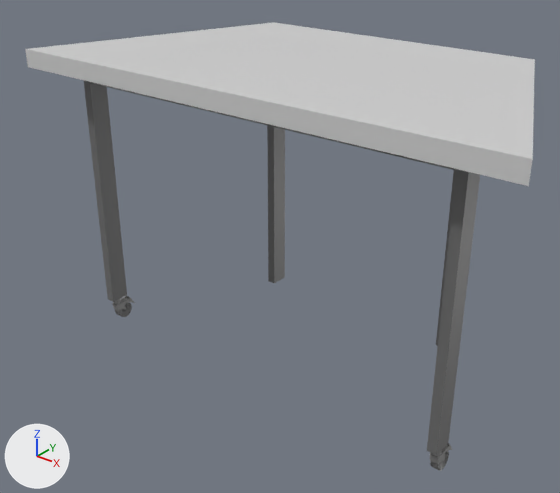
One commit to the COLLADA model robert_gazebo/meshes/trapezoid_table_visual.dae: the scene before it, then after it.
Both versions are drawn from a camera (50 mm lens) standing at (2.82, -3.79, 1.23) and looking at (-0.1, -0.15, -1.03). Every picture has the same lights, and +X, +Y and +Z are marked at lower left.
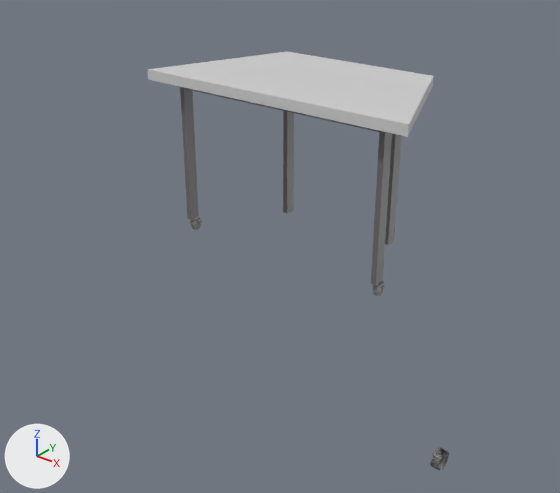
Pixel boxes (x1, y1, x2, y2) of what changed, in the pictures (560 x 493 px):
'Cube', deleted: before (25, 22, 535, 186)
'Cube_002', reshaped, moved, rescaled: before (267, 125, 456, 346); after (148, 52, 434, 296)
'Cube_001', deleted: before (84, 80, 480, 455)
'Trapezoid_Table_001', deleted: before (112, 295, 452, 464)
'Trapezoid_Table_006', deleted: before (115, 302, 449, 471)

What the commit changed:
me_cube_002 is used by ob_cube_002; location (-0.022, 0.69, -0.594).
me_cube_002 had 24 vertices, 44 faces and spanned x -0.82..0.81, y -0.07..0.07, z -1.27..0.65.
me_cube_002 now has 567 vertices, 1095 faces and spans x -1.69..1.75, y -0.82..0.96, z -1.89..0.16.
me_cube_002 part 1: 24 vertices removed from x -0.82..0.81, y -0.07..0.07, z -1.27..0.65; 567 vertices added at x -1.69..1.75, y -0.82..0.96, z -1.89..0.16.
me_cube_002 now uses material mat_material_001 (grey #8a8a8a).
me_cube_002 now uses material mat_material_002 (light grey #d3d3d3).
Object 'Cube' (ob_cube) is deleted.
Object 'Cube_001' (ob_cube_001) is deleted.
Object 'Cube_002' (ob_cube_002) moves from (-0.022, 0.69, -0.594) to (0.0, 0.0, 0.0).
Object 'Cube_002' (ob_cube_002) is rescaled from (1.0, 1.0, 1.0) to (0.554, 0.554, 0.554).
Object 'Trapezoid_Table_001' (ob_trapezoid_table_001) is deleted.
Object 'Trapezoid_Table_006' (ob_trapezoid_table_006) is deleted.
